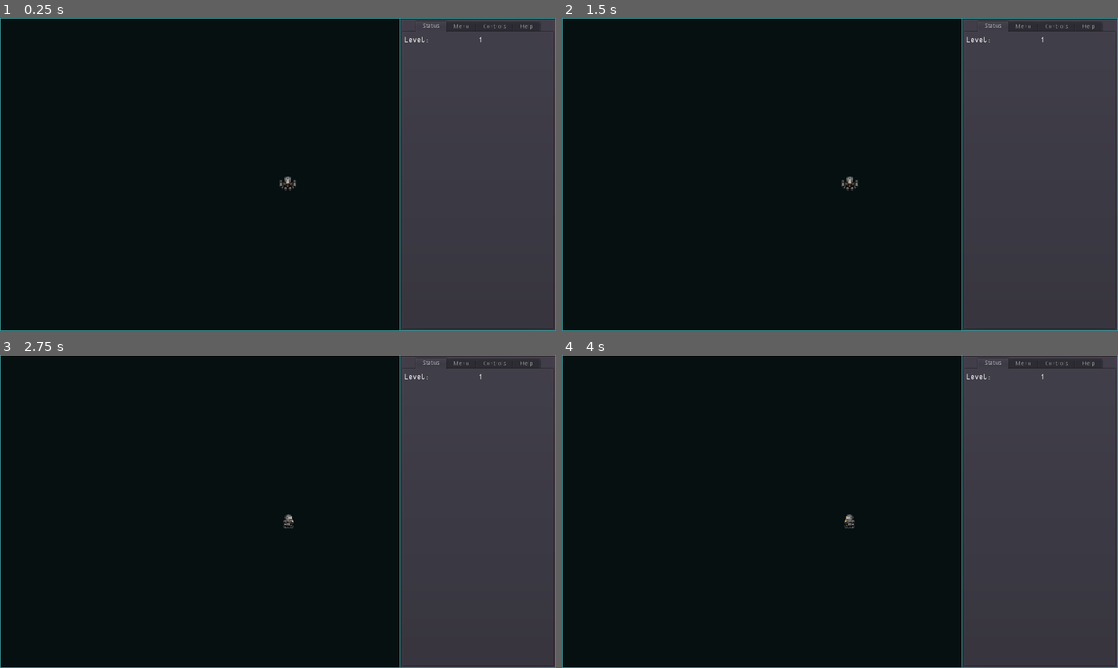
Above: before the commit, frames 1-4 (two rows, left to right).
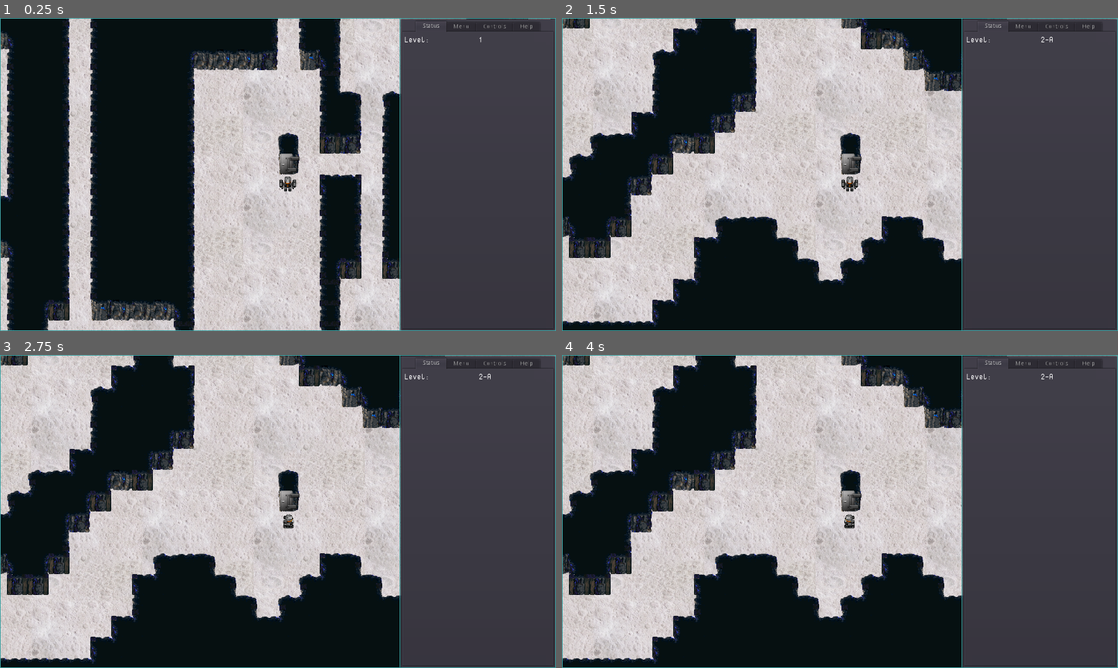
Above: after the commit, the same moments.

Repository: sarrowsmith/quasidroid
Game: Godot game, scene res://Main.tscn
Same seed, same stepped clock (60 frames per second), same inputs: the game is played once before the commit and once after it.
Inputs (mouse positions are in pixels of both pictures, inside the frame that each line leads up to):
- Up to frame 1 (0.25 s): no input
- Up to frame 2 (1.5 s): tap Enter at 0.5 s; move the mouse to (962, 158) at 0.52 s; hold L (move_right) 0.53-1.28 s; tap U at 0.6 s; click (962, 158) at 0.67 s; tap Delete (map_reset) at 1.25 s; move the mouse to (728, 190) at 1.27 s; hold J (move_down) from 1.28 s (still down); tap Z at 1.35 s
- Up to frame 3 (2.75 s): tap Delete (map_reset) at 2 s; move the mouse to (333, 442) at 2.02 s; release J (move_down) at 2.03 s; hold L (move_right) from 2.03 s (still down); tap X at 2.1 s
- Up to frame 4 (4 s): tap Delete (map_reset) at 2.75, 3.5 s; move the mouse to (812, 574) at 2.77 s; release L (move_right) at 2.78 s; hold K (move_up) 2.78-3.53 s; tap U at 2.85 s; click (812, 574) at 2.92 s; move the mouse to (1006, 558) at 3.52 s; hold H (move_left) from 3.53 s (still down); tap Z at 3.6 s

The runs differ from the first frame. In frame 1, 37% of the frame differs, in the area x 0-100%, y 0-100%; in frame 2, 45%; in frame 3, 45%, in the area x 0-100%, y 0-99%; in frame 4, 45%.
Error before the commit: Invalid get index '0' (on base: 'Array'). (res://robots/Player.gd:11)

Commit message:
Level names

Diff:
--- a/Main.gd
+++ b/Main.gd
@@ -50,7 +50,8 @@
 func change_level(level):
 	if not level:
 		return
-	$World.change_level(level)
+	if level != $World.active_level:
+		$World.change_level(level)
 	$Player.change_level(level)
 	$View.position = $Player.position
 	set_value("Level", level.map_name)
--- a/World.gd
+++ b/World.gd
@@ -8,14 +8,12 @@
 
 func create():
 	world_seed = randi()
-	active_level.create(null)
+	active_level.create(null, true)
 	change_level(active_level)
 	return active_level
 
 
 func change_level(level):
-	if level == active_level:
-		return
 	active_level.set_visible(false)
 	level.generate()
 	active_level = level
--- a/levels/Level.gd
+++ b/levels/Level.gd
@@ -26,26 +26,28 @@
 	]
 
 
-func create(from):
+func create(from, rooms):
 	set_visible(false)
 	parent = from
+	self.rooms = rooms
 	if parent == null:
 		level = 1
 		world = owner
+		map_name = "1"
 	else:
 		level = parent.level + 1
 		prototypes = parent.prototypes
 		world = parent.world
-	var depth = 0
-	var up = parent
-	while up and up.rooms:
-		depth += 1
-		up = up.parent
-	map_name = String(level)
-	if depth:
-		var A = "-A".to_ascii()
-		A.set(1, A[1]+depth-1)
-		map_name += A.get_string_from_ascii()
+		map_name = String(level)
+		if not rooms:
+			var depth = 1
+			var up = parent
+			while up and not up.rooms:
+				depth += 1
+				up = up.parent
+			var A = "-A".to_ascii()
+			A.set(1, A[1]+depth-1)
+			map_name += A.get_string_from_ascii()
 	level_seed = randi()
 
 
@@ -61,8 +63,7 @@
 		children = []
 		for i in [Prototype.CAVES, Prototype.ROOMS if level < 6 else Prototype.CAVES]:
 			var child = prototypes[i].instance()
-			child.rooms = i == Prototype.ROOMS
-			child.create(self)
+			child.create(self, i == Prototype.ROOMS)
 			world.add_child(child)
 			children.append(child)
 			if not rooms:
